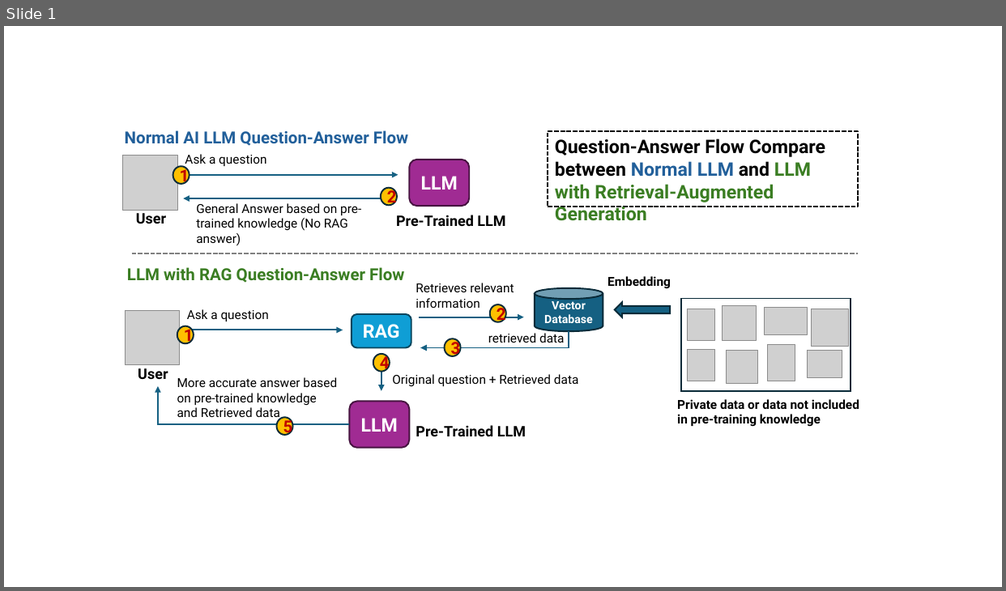
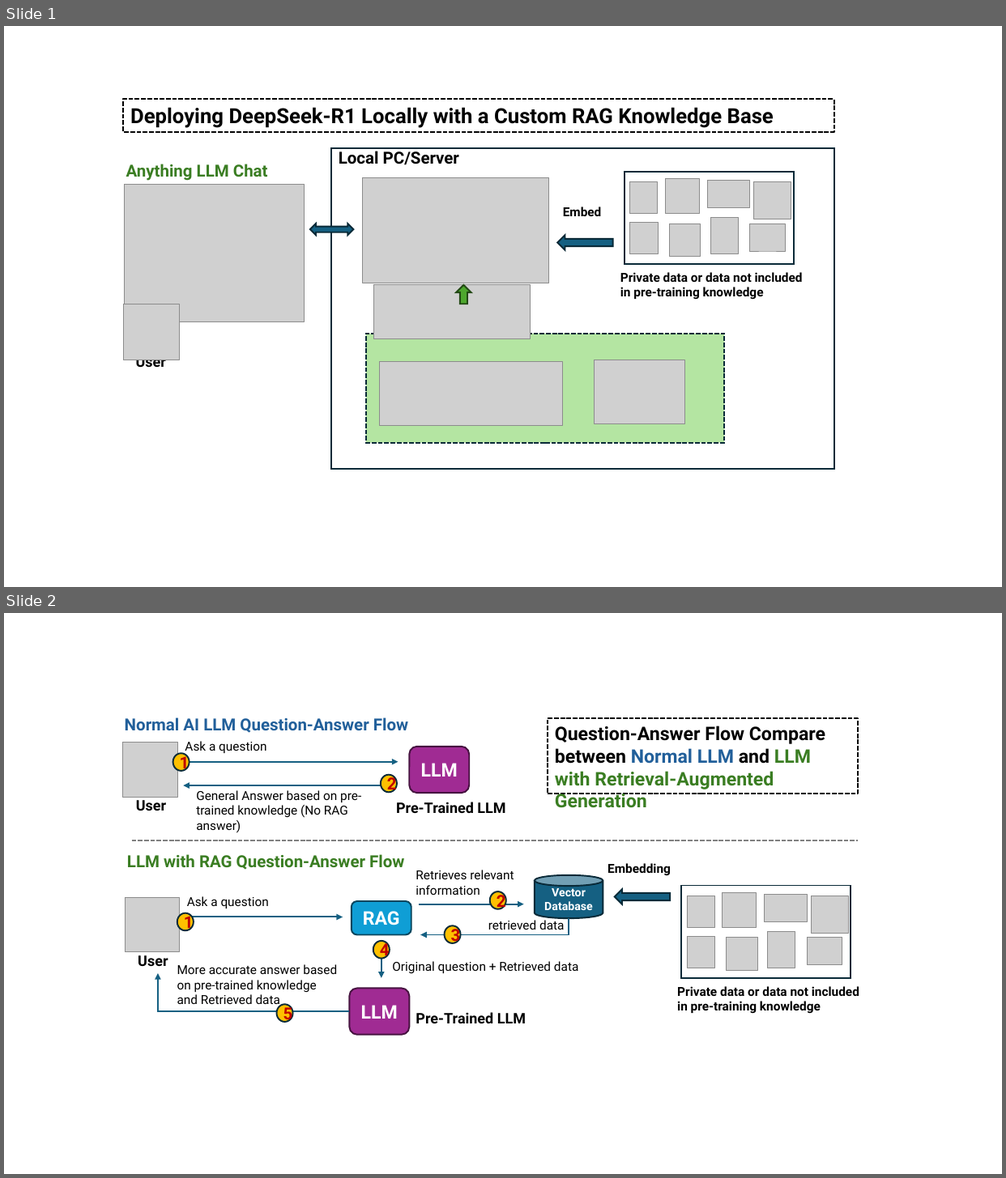
Before and after one commit to LiuYuancheng/IT_OT_IoT_Cyber_Security_Workshop, a slide deck: others/LocalDeepSeekWithRAG/img/designDoc.pptx. Shown one above the other, each under a label of ours: slide 1 before the commit, slides 1 and 2 after it. The pictures are 1006x591 and 1006x1178 pixels, drawn with LibreOffice and Linux fonts; fonts in the diff are those of the drawing; grey boxes stand for pictures. Boxes give left, top, right and bottom in pixels: in the first picture for what was removed or moved away, otherwise in the second. Text is boxed around its words. In the diff, an @@ line names an element or a change of style, - is before the commit and + after.

```diff
--- a/others/LocalDeepSeekWithRAG/img/designDoc.pptx
+++ b/others/LocalDeepSeekWithRAG/img/designDoc.pptx
@@ slide 1 added at (4, 26, 1002, 587), background #FFFFFF @@
@@ rectangle added at (123, 100, 834, 132), outline #000000 1.5 pt dashed, 20 pt, text #000000, bold @@
+Deploying DeepSeek-R1 Locally with a Custom RAG Knowledge Base
@@ text added at (126, 164, 268, 181), 16 pt, text #3B7D23, bold @@
+Anything LLM Chat
@@ rectangle added at (331, 148, 834, 469), outline #092A39 1.5 pt @@
@@ text added at (339, 148, 459, 165), 16 pt, text #000000, bold @@
+Local PC/Server
@@ rectangle added at (624, 171, 794, 264), outline #092A39 1.5 pt @@
@@ picture added at (124, 184, 304, 322) @@
@@ picture added at (363, 178, 550, 284) @@
@@ picture added at (630, 182, 658, 214) @@
@@ picture added at (666, 179, 701, 213) @@
@@ picture added at (708, 181, 750, 208) @@
@@ picture added at (754, 182, 791, 219) @@
@@ text added at (563, 207, 602, 216), 12 pt, text #000000, bold @@
+Embed
@@ picture added at (710, 218, 739, 254) @@
@@ left right arrow added at (310, 224, 354, 235), fill #156082, outline #092A39 1.5 pt @@
@@ down arrow added at (558, 236, 613, 250), fill #156082, outline #092A39 1.5 pt @@
@@ picture added at (630, 222, 658, 254) @@
@@ picture added at (670, 224, 701, 257) @@
@@ picture added at (750, 224, 786, 251) @@
@@ picture added at (374, 285, 530, 339) @@
@@ up arrow added at (456, 285, 471, 304), fill #4EA72E, outline #224914 1.5 pt @@
@@ text added at (620, 272, 803, 300), 12 pt, text #000000, bold @@
+Private data or data not included in pre-training knowledge
@@ picture added at (123, 304, 179, 360) @@
@@ rectangle added at (365, 334, 724, 443), fill #B4E5A2, outline #092A39 1.5 pt dashed @@
@@ text added at (136, 360, 166, 371), 14 pt, text #000000, bold @@
+User
@@ picture added at (380, 361, 562, 426) @@
@@ picture added at (594, 360, 685, 425) @@
@@ what was slide 1 is now slide 2 @@
```
Also in this commit, not shown: 2 other files.
